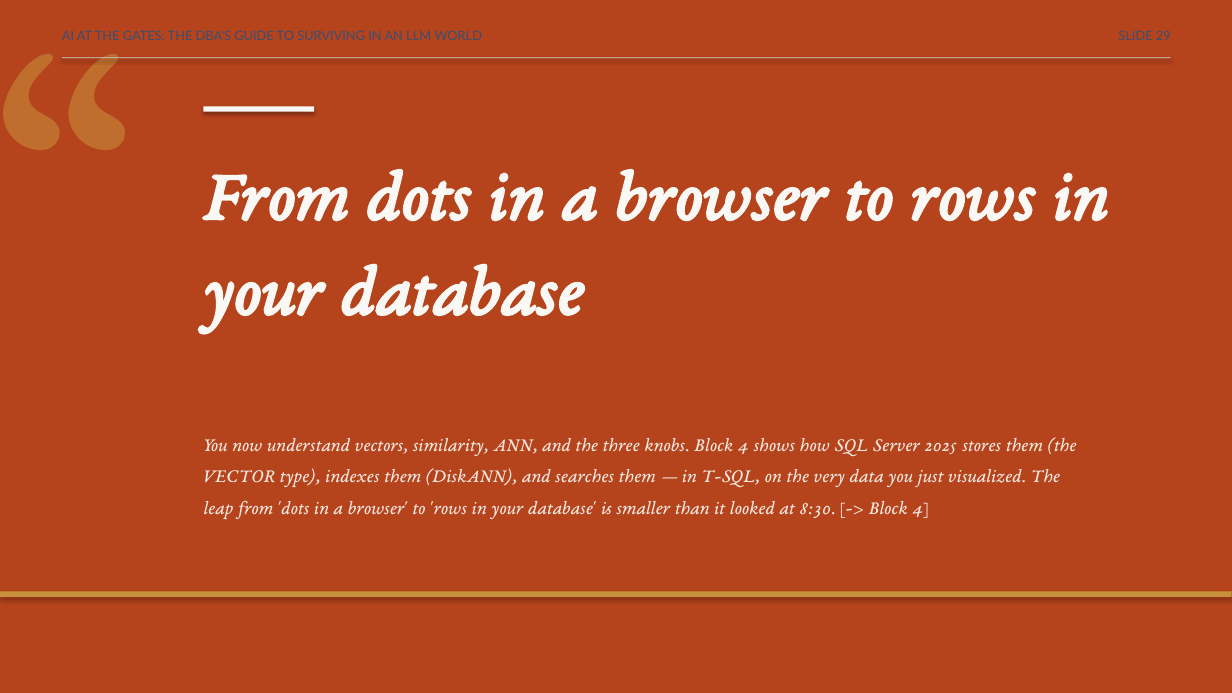
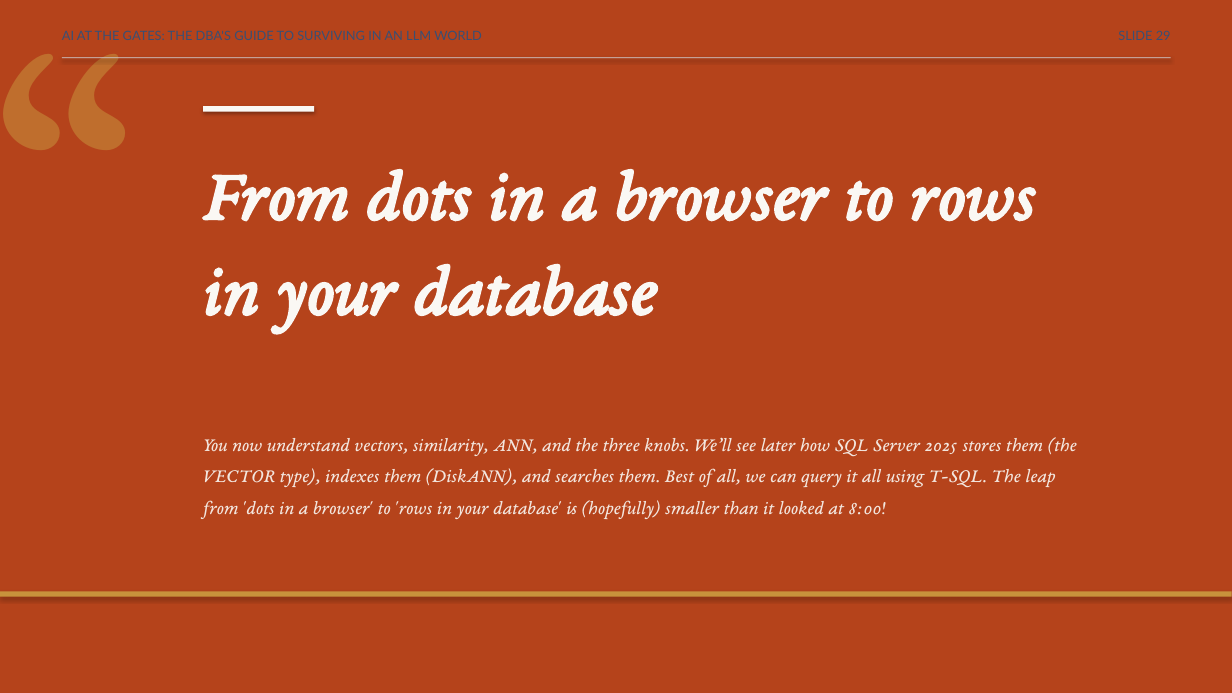
Before and after one commit to feaselkl/AI-at-the-Gates, a slide deck: slide 30 of slides/scenic-city-aigates-precon.pptx (slide 29 before the commit). Drawn at 1232x693 pixels with LibreOffice and Linux fonts; fonts in the diff are those of the drawing. Boxes give left, top, right and bottom in pixels: in the first picture for what was removed or moved away, otherwise in the second. Text is boxed around its words. In the diff, an @@ line names an element or a change of style, - is before the commit and + after.

```diff
--- a/slides/scenic-city-aigates-precon.pptx
+++ b/slides/scenic-city-aigates-precon.pptx
@@ text "“" rewrapped from [0,0,407,333] to [0,0,407,363] @@
@@ text "From dots in a browser ..." rewrapped from [203,169,1109,332] to [203,169,1035,332] @@
@@ text at [203,437,1077,519]: text changed @@
-You now understand vectors, similarity, ANN, and the three knobs. Block 4 shows how SQL Server 2025 stores them (the VECTOR type), indexes them (DiskANN), and searches them — in T-SQL, on the very data you just visualized. The leap from 'dots in a browser' to 'rows in your database' is smaller than it looked at 8:30. [-> Block 4]
+You now understand vectors, similarity, ANN, and the three knobs. We’ll see later how SQL Server 2025 stores them (the VECTOR type), indexes them (DiskANN), and searches them. Best of all, we can query it all using T-SQL. The leap from 'dots in a browser' to 'rows in your database' is (hopefully) smaller than it looked at 8:00!
```
Also in this commit, not shown: 109 other slides changed, 1 slide added, 1 slide removed.
